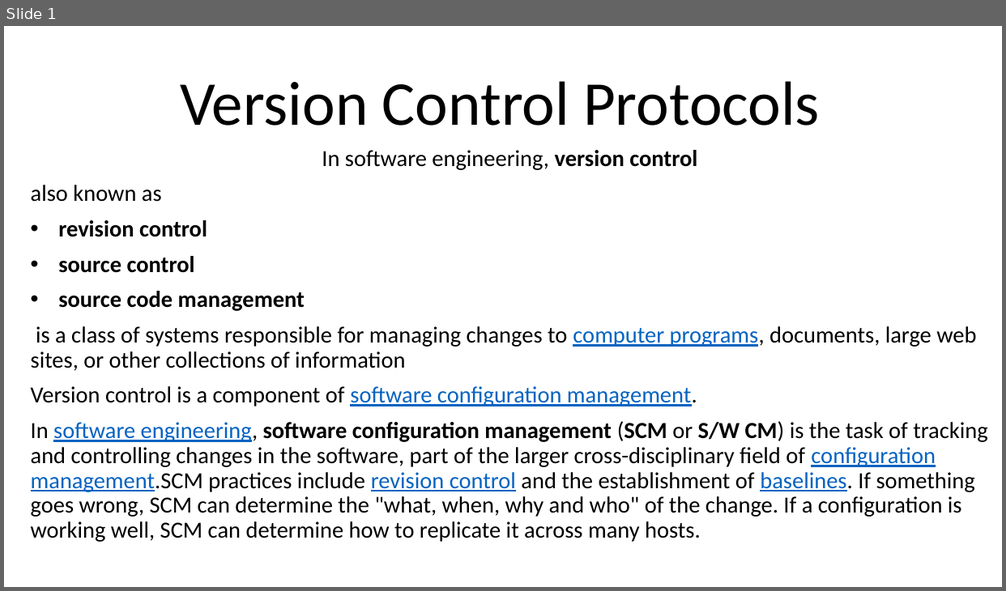
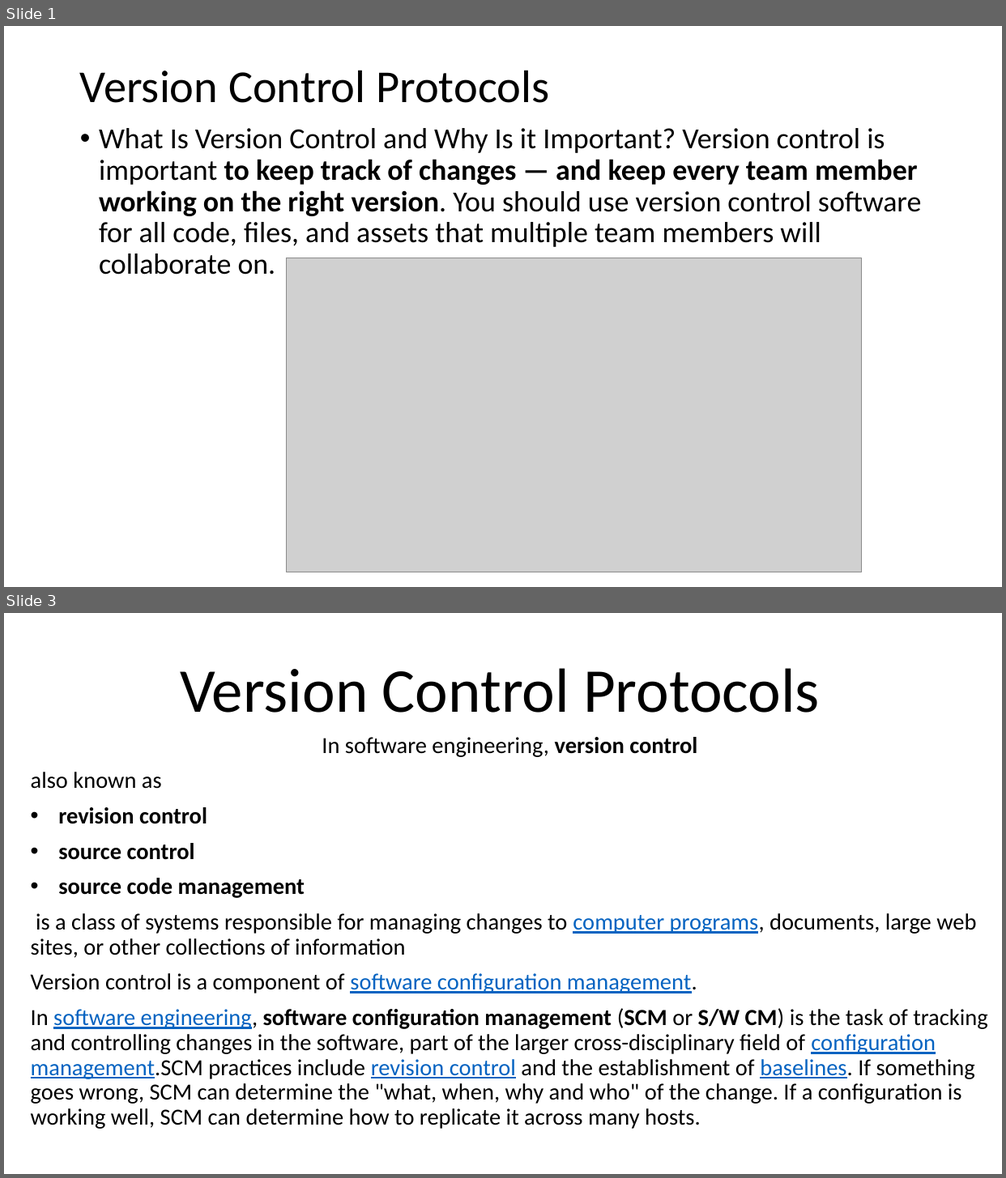
Before and after one commit to mhgulen/Dosyalar, a slide deck: Version Control Protocols.pptx. Shown one above the other, each under a label of ours: slide 1 before the commit, slides 1 and 3 after it; the slides between them are not shown. The pictures are 1006x591 and 1006x1178 pixels, drawn with LibreOffice and Linux fonts; fonts in the diff are those of the drawing; grey boxes stand for pictures. Boxes give left, top, right and bottom in pixels: in the first picture for what was removed or moved away, otherwise in the second. Text is boxed around its words. In the diff, an @@ line names an element or a change of style, - is before the commit and + after.

Commit message:
taransfer protocols

```diff
--- a/Version Control Protocols.pptx
+++ b/Version Control Protocols.pptx
@@ slide 1 added at <box>4,26,1002,587</box>, background #FFFFFF @@
@@ title added at <box>80,70,549,103</box>, 44 pt, text #000000 @@
+Version Control Protocols
@@ text added at <box>99,128,921,275</box>, 28 pt, text #000000 @@
+• What Is Version Control and Why Is it Important? Version control is important to keep track of changes — and keep every team member working on the right version. You should use version control software for all code, files, and assets that multiple team members will collaborate on.
@@ picture added at <box>286,258,862,573</box> @@
@@ what was slide 1 is now slide 3 @@
```
Also in this commit, not shown: 1 slide changed, 6 other slides added.
